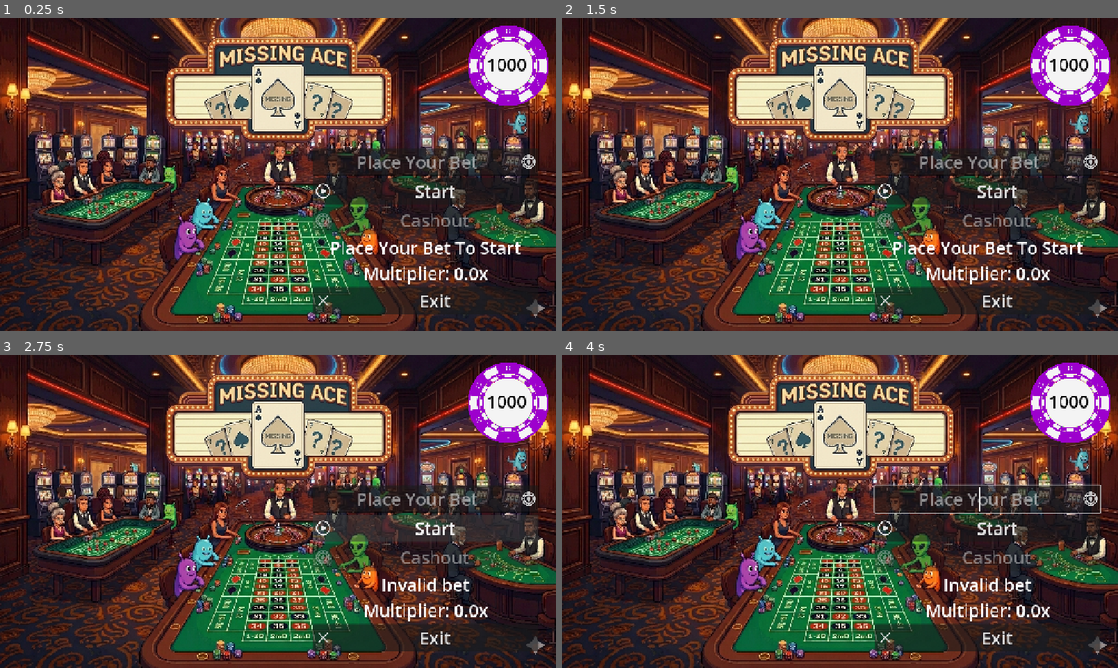
Above: before the commit, frames 1-4 (two rows, left to right).
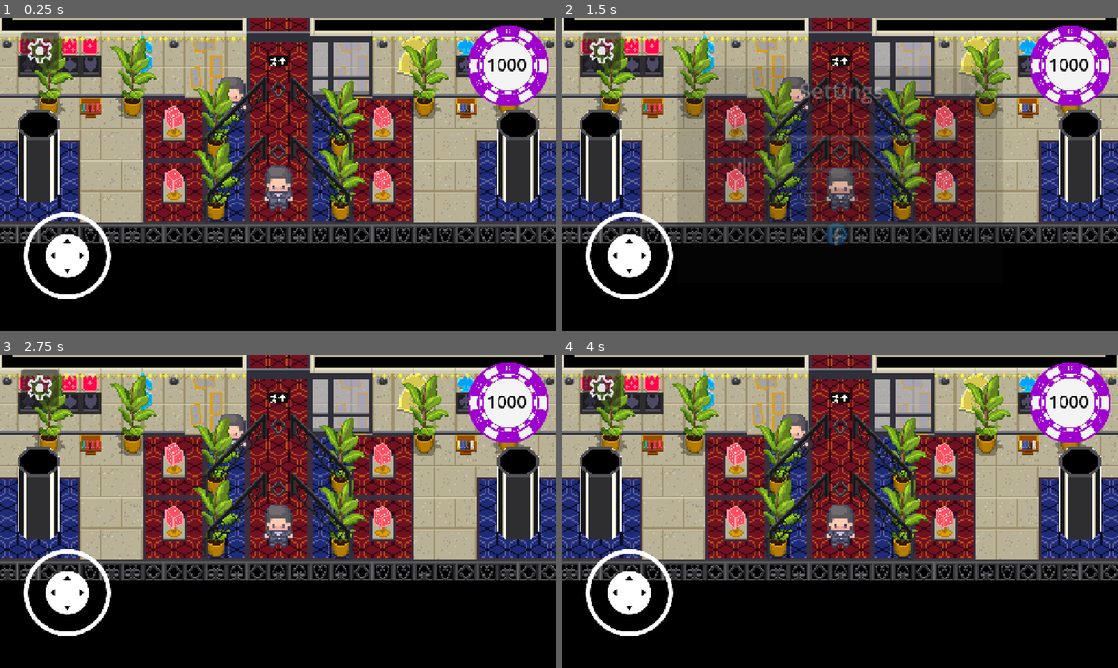
Above: after the commit, the same moments.

Repository: Pat-Neketsu/All-or-Nothing
Game: Godot game, scene res://Scene/casino.tscn
Same seed, same stepped clock (60 frames per second), same inputs: the game is played once before the commit and once after it. Before the commit the project starts from res://Scene/Level/missing_ace.tscn.
Inputs (mouse positions are in pixels of both pictures, inside the frame that each line leads up to):
- Up to frame 1 (0.25 s): no input
- Up to frame 2 (1.5 s): click (600, 52) at 0.52 s; click (979, 89) at 1.27 s
- Up to frame 3 (2.75 s): click (428, 527) at 2 s, where only the run before the commit has a clickable "Start"
- Up to frame 4 (4 s): click (990, 527) at 2.75 s, where only the run before the commit has a clickable "Start"; tap Enter at 3.5 s; move the mouse to (962, 495) at 3.52 s; hold Right (ui_right) from 3.53 s (still down); click (962, 495) at 3.6 s

The runs differ from the first frame. In frame 1, 93% of the frame differs, in the area x 0-100%, y 0-100%; in frame 2, 92%; in frame 3, 92%; in frame 4, 93%.

Commit message:
done settings and games sound and sound effect next

Diff:
--- a/Scene/Level/look_out.gd
+++ b/Scene/Level/look_out.gd
@@ -36,7 +36,7 @@
 var building_cleared = 0
 var current_multiplier = 0.1
 
-const MAX_MULTIPLIER = 30.0
+const MAX_MULTIPLIER = 20.0
 
 func _ready() -> void:
 	original_position = position
@@ -89,7 +89,7 @@
 
 	building_cleared += 1
 
-	current_multiplier = min( 0.1 * (building_cleared + 1), MAX_MULTIPLIER)
+	current_multiplier = min( 0.05 * (building_cleared + 1), MAX_MULTIPLIER)
 
 	update_difficulty()
 	update_ui()
@@ -179,9 +179,9 @@
 		spawn_delay = max(0.9, 1.5 - (t - 10) * 0.05)
 
 	else:
-		gap_size = max(80, 120 - (t - 25) * 2)
-		scroll_speed = min(500, 320 + (t - 25) * 10)
-		spawn_delay = max(0.7, 0.9 - (t - 25) * 0.02)
+		gap_size = max(40, 100 - (t - 25) * 2)
+		scroll_speed = min(700, 320 + (t - 25) * 12)
+		spawn_delay = max(0.2, 0.9 - (t - 25) * 0.02)
 
 func _on_pipe_hit(body):
 	if body.is_in_group("player"):
@@ -189,7 +189,13 @@
 
 func update_ui():
 
-	multiplier_label.text = "Multiplier : " + str(snapped(current_multiplier, 0.01)) + "x"
+	var tween = create_tween()
+	tween.tween_property(
+		multiplier_label,
+		"text",
+		"Multiplier : " + str(snapped(current_multiplier, 0.01)) + "x",
+		0.2
+	)
 
 
 func _on_start_button_pressed() -> void:
--- a/Scene/Level/missing_ace.gd
+++ b/Scene/Level/missing_ace.gd
@@ -290,7 +290,13 @@
 	if current_multiplier <= 1.0:
 		multiplier_label.text = "Multiplier: --"
 	else:
-		multiplier_label.text = "Multiplier: " + str(current_multiplier) + "x"
+		var tween = create_tween()
+		tween.tween_property(
+		multiplier_label,
+		"text",
+		"Multiplier : " + str(snapped(current_multiplier, 0.01)) + "x",
+		0.3
+	)
 
 func assign_cards():
 	var ace_index = randi_range(0, cards.size() - 1)
--- /dev/null
+++ b/Scene/UI/settings.tscn
@@ -0,0 +1,118 @@
+[gd_scene format=3 uid="uid://dbfbrhkl2v06l"]
+
+[ext_resource type="Script" uid="uid://b82fclqwfx3q1" path="res://settings.gd" id="1_oteft"]
+[ext_resource type="Texture2D" uid="uid://qs5s87e0a2c3" path="res://Art/icon/close.png" id="2_fnqqe"]
+[ext_resource type="Texture2D" uid="uid://ck12dao4f850r" path="res://Art/icon/exit.png" id="3_ustal"]
+[ext_resource type="Texture2D" uid="uid://hijnwr82a8sh" path="res://Art/icon/volumeup.png" id="4_vhi5q"]
+[ext_resource type="Texture2D" uid="uid://bhtyq0hcpe3l4" path="res://Art/icon/soundeffect.png" id="5_biydi"]
+[ext_resource type="Texture2D" uid="uid://0n4crqcd46x7" path="res://Art/icon/facebook.webp" id="6_tndth"]
+
+[node name="Settings" type="Control" unique_id=1290992877]
+process_mode = 3
+layout_mode = 3
+anchors_preset = 15
+anchor_right = 1.0
+anchor_bottom = 1.0
+grow_horizontal = 2
+grow_vertical = 2
+script = ExtResource("1_oteft")
+
+[node name="Panel" type="Panel" parent="." unique_id=805399384]
+unique_name_in_owner = true
+layout_mode = 1
+anchors_preset = 8
+anchor_left = 0.5
+anchor_top = 0.5
+anchor_right = 0.5
+anchor_bottom = 0.5
+offset_left = -375.0
+offset_top = -250.0
+offset_right = 375.0
+offset_bottom = 250.0
+grow_horizontal = 2
+grow_vertical = 2
+
+[node name="Title" type="Label" parent="Panel" unique_id=1184743697]
+layout_mode = 0
+offset_left = 281.0
+offset_top = 22.0
+offset_right = 475.0
+offset_bottom = 91.0
+theme_override_font_sizes/font_size = 50
+text = "Settings"
+horizontal_alignment = 1
+
+[node name="MusicSlider" type="HSlider" parent="Panel" unique_id=569427980]
+unique_name_in_owner = true
+layout_mode = 0
+offset_left = 196.0
+offset_top = 151.0
+offset_right = 496.0
+offset_bottom = 171.0
+scale = Vector2(1.5, 1.5)
+max_value = 1.0
+step = 0.01
+
+[node name="SFXSlider" type="HSlider" parent="Panel" unique_id=2028374214]
+unique_name_in_owner = true
+layout_mode = 0
+offset_left = 198.0
+offset_top = 226.0
+offset_right = 498.0
+offset_bottom = 246.0
+scale = Vector2(1.5, 1.5)
+max_value = 1.0
+step = 0.01
+
+[node name="BackButton" type="Button" parent="Panel" unique_id=1114491514]
+unique_name_in_owner = true
+layout_mode = 0
+offset_left = 654.0
+offset_top = 17.0
+offset_right = 702.0
+offset_bottom = 65.0
+scale = Vector2(1.5, 1.5)
+icon = ExtResource("2_fnqqe")
+
+[node name="ExitButton" type="Button" parent="Panel" unique_id=1653907639]
+layout_mode = 0
+offset_left = 283.0
+offset_top = 281.0
+offset_right = 483.0
+offset_bottom = 331.0
+text = "Exit"
+icon = ExtResource("3_ustal")
+
+[node name="Mute" type="Button" parent="Panel" unique_id=119990344]
+unique_name_in_owner = true
+layout_mode = 0
+offset_left = 124.0
+offset_top = 135.0
+offset_right = 164.0
+offset_bottom = 175.0
+scale = Vector2(1.5, 1.5)
+icon = ExtResource("4_vhi5q")
+
+[node name="SoundEffect" type="TextureRect" parent="Panel" unique_id=253642132]
+layout_mode = 0
+offset_left = 125.0
+offset_top = 206.0
+offset_right = 165.0
+offset_bottom = 246.0
+scale = Vector2(1.5, 1.5)
+texture = ExtResource("5_biydi")
+
+[node name="Facebook" type="Button" parent="Panel" unique_id=671742017]
+layout_mode = 0
+offset_left = 341.0
+offset_top = 362.0
+offset_right = 1629.0
+offset_bottom = 1650.0
+scale = Vector2(0.04, 0.04)
+icon = ExtResource("6_tndth")
+
+[connection signal="value_changed" from="Panel/MusicSlider" to="." method="_on_music_slider_value_changed"]
+[connection signal="value_changed" from="Panel/SFXSlider" to="." method="_on_sfx_slider_value_changed"]
+[connection signal="pressed" from="Panel/BackButton" to="." method="_on_back_button_pressed"]
+[connection signal="pressed" from="Panel/Mute" to="." method="_on_mute_pressed"]
+[connection signal="pressed" from="Panel/Facebook" to="." method="_on_facebook_pressed"]
--- /dev/null
+++ b/Scene/casino.gd
@@ -0,0 +1,12 @@
+extends Node2D
+
+@onready var settings_scene = preload("res://Scene/UI/settings.tscn")
+var settings_instance
+
+func _ready():
+	settings_instance = settings_scene.instantiate()
+	%UI.add_child(settings_instance)
+	settings_instance.visible = false
+
+func _on_settings_pressed() -> void:
+	settings_instance.open()
--- a/Scene/casino.tscn
+++ b/Scene/casino.tscn
@@ -1,5 +1,6 @@
 [gd_scene format=4 uid="uid://di1yec14pbl4b"]
 
+[ext_resource type="Script" uid="uid://t5v1gac78358" path="res://Scene/casino.gd" id="1_eympr"]
 [ext_resource type="PackedScene" uid="uid://coa133888fv5q" path="res://Scene/Character/bob.tscn" id="1_i6xay"]
 [ext_resource type="Texture2D" uid="uid://c6emx7vnpgmgh" path="res://Art/Charater/Characters_MV.png" id="2_sjufo"]
 [ext_resource type="Script" uid="uid://sqquusgueiwp" path="res://Scene/dice_game_machine.gd" id="3_56o7o"]
@@ -15,9 +16,17 @@
 [ext_resource type="Script" uid="uid://ce8knxbp1p408" path="res://Scene/roc_machine.gd" id="9_3vhtb"]
 [ext_resource type="Texture2D" uid="uid://dusjf6gbrmbbu" path="res://Art/icon/joystick.png" id="9_hwnxv"]
 [ext_resource type="Script" uid="uid://bxas6wocm2ujm" path="res://Scene/look_out_machine.gd" id="10_hrc1s"]
+[ext_resource type="Script" uid="uid://c4g78dkd763lb" path="res://Scene/missing_ace_machine.gd" id="11_12ck1"]
 [ext_resource type="Texture2D" uid="uid://cbjwoujeki2d4" path="res://Art/icon/card.png" id="12_oh33i"]
+[ext_resource type="Script" uid="uid://wbkux0twr6d7" path="res://Scene/slot_machine_2.gd" id="12_ytce3"]
+[ext_resource type="Script" uid="uid://c6tcx8eivghxh" path="res://Scene/roc_machine_2.gd" id="13_xqbi0"]
+[ext_resource type="Script" uid="uid://dth74ojkn78jr" path="res://Scene/missing_ace_machine_2.gd" id="14_h04u3"]
 [ext_resource type="Texture2D" uid="uid://y6cw1q7y3n11" path="res://Art/icon/chip.png" id="15_3vhtb"]
+[ext_resource type="Script" uid="uid://bun5sbwp6buq2" path="res://Scene/quick_gamble.gd" id="15_h04u3"]
 [ext_resource type="Texture2D" uid="uid://cvpl6hgh1rwh0" path="res://Art/icon/plane.png" id="18_12ck1"]
+[ext_resource type="Texture2D" uid="uid://detfiibt0uvrt" path="res://Art/icon/settings.png" id="20_dvj8x"]
+[ext_resource type="Texture2D" uid="uid://7r6bcfmndi1l" path="res://Art/Chips/head.png" id="24_o3cxc"]
+[ext_resource type="AudioStream" uid="uid://hg61s2frx0i8" path="res://Audio/Adoビバリウム.mp3" id="27_dvj8x"]
 
 [sub_resource type="TileMapPattern" id="TileMapPattern_j8nsd"]
 tile_data = PackedInt32Array(0, 131072, 1, 65536, 131072, 5, 1, 196608, 1, 65537, 196608, 5, 2, 262144, 1, 65538, 262144, 5)
@@ -2646,7 +2655,7 @@
 height = 358.39984
 
 [sub_resource type="CapsuleShape2D" id="CapsuleShape2D_k3yqh"]
-radius = 89.600006
+radius = 77.61014
 height = 309.615
 
 [sub_resource type="CapsuleShape2D" id="CapsuleShape2D_r0k76"]
@@ -2657,8 +2666,29 @@
 radius = 110.0
 height = 610.0
 
+[sub_resource type="CapsuleShape2D" id="CapsuleShape2D_4ravt"]
+radius = 121.99927
+height = 843.99097
+
+[sub_resource type="CapsuleShape2D" id="CapsuleShape2D_xqbi0"]
+radius = 50.411926
+height = 184.84827
+
+[sub_resource type="CapsuleShape2D" id="CapsuleShape2D_h04u3"]
+radius = 122.0
+height = 495.81128
+
+[sub_resource type="CapsuleShape2D" id="CapsuleShape2D_o3cxc"]
+radius = 119.0
+height = 422.0
+
+[sub_resource type="CapsuleShape2D" id="CapsuleShape2D_nshwn"]
+radius = 204.0
+height = 658.0
+
 [node name="Casino" type="Node2D" unique_id=684717466]
 y_sort_enabled = true
+script = ExtResource("1_eympr")
 
 [node name="World" type="Node2D" parent="." unique_id=329797428]
 
@@ -2778,6 +2808,49 @@
 
 [node name="CollisionShape2D" type="CollisionShape2D" parent="World/TriggerAreas/LookOutMachine" unique_id=1756841152]
 shape = SubResource("CapsuleShape2D_ytce3")
+
+[node name="MissingAceMachine" type="Area2D" parent="World/TriggerAreas" unique_id=172170180]
+position = Vector2(486, -1887)
+script = ExtResource("11_12ck1")
+
+[node name="CollisionShape2D" type="CollisionShape2D" parent="World/TriggerAreas/MissingAceMachine" unique_id=1944851021]
+rotation = 1.571171
+shape = SubResource("CapsuleShape2D_4ravt")
+
+[node name="SlotMachine2" type="Area2D" parent="World/TriggerAreas" unique_id=643538721]
+position = Vector2(1894.0001, -1894.9999)
+scale = Vector2(2.5, 2.5)
+script = ExtResource("12_ytce3")
+
+[node name="CollisionShape2D" type="CollisionShape2D" parent="World/TriggerAreas/SlotMachine2" unique_id=1385205420]
+rotation = 1.5621957
+shape = SubResource("CapsuleShape2D_xqbi0")
+
+[node name="ROCMachine2" type="Area2D" parent="World/TriggerAreas" unique_id=447276831]
+position = Vector2(1464, -1101)
+rotation = -0.016474772
+script = ExtResource("13_xqbi0")
+
+[node name="CollisionShape2D" type="CollisionShape2D" parent="World/TriggerAreas/ROCMachine2" unique_id=1829449381]
+rotation = 1.5787239
+shape = SubResource("CapsuleShape2D_h04u3")
+
+[node name="MissingAceMachine2" type="Area2D" parent="World/TriggerAreas" unique_id=277649134]
+position = Vector2(1960, -1110)
+script = ExtResource("14_h04u3")
+
+[node name="CollisionShape2D" type="CollisionShape2D" parent="World/TriggerAreas/MissingAceMachine2" unique_id=686373976]
+position = Vector2(-32, 5)
+rotation = 1.576144
+shape = SubResource("CapsuleShape2D_o3cxc")
+
+[node name="QuickGamble" type="Area2D" parent="World/TriggerAreas" unique_id=1667997730]
+position = Vector2(418, -499)
+script = ExtResource("15_h04u3")
+
+[node name="CollisionShape2D" type="CollisionShape2D" parent="World/TriggerAreas/QuickGamble" unique_id=282278323]
+position = Vector2(11, -10)
+shape = SubResource("CapsuleShape2D_nshwn")
 
 [node name="Control" type="Control" parent="." unique_id=601061231]
 layout_mode = 3
@@ -2788,6 +2861,7 @@
 grow_vertical = 2
 
 [node name="UI" type="CanvasLayer" parent="Control" unique_id=1070601963]
+unique_name_in_owner = true
 
 [node name="PointsBackground" type="TextureRect" parent="Control/UI" unique_id=1341328238]
 anchors_preset = 1
@@ -2831,6 +2905,14 @@
 action_up = "move_up"
 action_down = "move_down"
 
+[node name="Settings" type="Button" parent="Control/UI" unique_id=1961504162]
+offset_left = 49.0
+offset_top = 33.0
+offset_right = 92.0
+offset_bottom = 76.0
+scale = Vector2(2, 2)
+icon = ExtResource("20_dvj8x")
+
 [node name="DiceGameButton" type="Button" parent="Control" unique_id=2069024411]
 unique_name_in_owner = true
 z_index = 15
@@ -2914,13 +2996,100 @@
 z_index = 15
 layout_mode = 0
 offset_left = 600.0
-offset_top = -575.0
+offset_top = -619.0
 offset_right = 930.0
-offset_bottom = -475.0
+offset_bottom = -519.0
 theme_override_font_sizes/font_size = 35
 theme_override_icons/icon = ExtResource("7_hwnxv")
 text = "Play Look Out"
 icon = ExtResource("18_12ck1")
+
+[node name="MissingAceButton" type="Button" parent="Control" unique_id=1310799015]
+unique_name_in_owner = true
+z_index = 15
+layout_mode = 0
+offset_left = 334.0
+offset_top = -1851.0
+offset_right = 626.0
+offset_bottom = -1766.0
+theme_override_font_sizes/font_size = 27
+theme_override_icons/icon = ExtResource("7_hwnxv")
+text = "Play Missing Ace"
+icon = ExtResource("12_oh33i")
+
+[node name="SlotMachineButton2" type="Button" parent="Control" unique_id=596632109]
+unique_name_in_owner = true
+z_index = 15
+layout_mode = 0
+offset_left = 1770.0
+offset_top = -1823.0
+offset_right = 2030.0
+offset_bottom = -1755.0
+theme_override_font_sizes/font_size = 27
+theme_override_icons/icon = ExtResource("7_hwnxv")
+text = "Play Slots"
+icon = ExtResource("9_hwnxv")
+
+[node name="ROCButton2" type="Button" parent="Control" unique_id=1581379371]
+unique_name_in_owner = true
+z_index = 15
+layout_mode = 0
+offset_left = 1304.0
+offset_top = -1181.0
+offset_right = 1637.0
+offset_bottom = -1076.0
+theme_override_font_sizes/font_size = 27
+theme_override_icons/icon = ExtResource("7_hwnxv")
+text = "Play Rise or Crash"
+icon = ExtResource("9_hwnxv")
+
+[node name="MissingAceButton2" type="Button" parent="Control" unique_id=320520190]
+unique_name_in_owner = true
+z_index = 15
+layout_mode = 0
+offset_left = 1779.0
+offset_top = -1166.0
+offset_right = 2071.0
+offset_bottom = -1081.0
+theme_override_font_sizes/font_size = 27
+theme_override_icons/icon = ExtResource("7_hwnxv")
+text = "Play Missing Ace"
+icon = ExtResource("12_oh33i")
+
+[node name="QuickGambleButton" type="Button" parent="Control" unique_id=712524207]
+unique_name_in_owner = true
+z_index = 15
+layout_mode = 0
+offset_left = 271.0
+offset_top = -445.0
+offset_right = 585.0
+offset_bottom = -362.0
+theme_override_font_sizes/font_size = 35
+theme_override_icons/icon = ExtResource("7_hwnxv")
+text = "Quick Gamble"
+icon = ExtResource("15_3vhtb")
+
+[node name="QuickGambleLabel" type="Label" parent="Control" unique_id=1895840988]
+unique_name_in_owner = true
+layout_mode = 0
+offset_left = 202.0
+offset_top = -501.0
+offset_right = 661.0
+offset_bottom = -432.0
+theme_override_font_sizes/font_size = 40
+text = "20 Chips For Heads"
+horizontal_alignment = 1
+
+[node name="Coin" type="Sprite2D" parent="Control" unique_id=818387701]
+unique_name_in_owner = true
+position = Vector2(432, -591)
+scale = Vector2(0.5, 0.5)
+texture = ExtResource("24_o3cxc")
+
+[node name="MusicPlayer" type="AudioStreamPlayer2D" parent="." unique_id=1572115470]
+stream = ExtResource("27_dvj8x")
+autoplay = true
+bus = &"SFX"
 
 [connection signal="body_entered" from="World/TriggerAreas/BlackJackTable" to="World/TriggerAreas/BlackJackTable" method="_on_body_entered"]
 [connection signal="body_exited" from="World/TriggerAreas/BlackJackTable" to="World/TriggerAreas/BlackJackTable" method="_on_body_exited"]
@@ -2936,3 +3105,14 @@
 [connection signal="body_exited" from="World/TriggerAreas/ROCMachine" to="World/TriggerAreas/ROCMachine" method="_on_body_exited"]
 [connection signal="body_entered" from="World/TriggerAreas/LookOutMachine" to="World/TriggerAreas/LookOutMachine" method="_on_body_entered"]
 [connection signal="body_exited" from="World/TriggerAreas/LookOutMachine" to="World/TriggerAreas/LookOutMachine" method="_on_body_exited"]
+[connection signal="body_entered" from="World/TriggerAreas/MissingAceMachine" to="World/TriggerAreas/MissingAceMachine" method="_on_body_entered"]
+[connection signal="body_exited" from="World/TriggerAreas/MissingAceMachine" to="World/TriggerAreas/MissingAceMachine" method="_on_body_exited"]
+[connection signal="body_entered" from="World/TriggerAreas/SlotMachine2" to="World/TriggerAreas/SlotMachine2" method="_on_body_entered"]
+[connection signal="body_exited" from="World/TriggerAreas/SlotMachine2" to="World/TriggerAreas/SlotMachine2" method="_on_body_exited"]
+[connection signal="body_entered" from="World/TriggerAreas/ROCMachine2" to="World/TriggerAreas/ROCMachine2" method="_on_body_entered"]
+[connection signal="body_exited" from="World/TriggerAreas/ROCMachine2" to="World/TriggerAreas/ROCMachine2" method="_on_body_exited"]
+[connection signal="body_entered" from="World/TriggerAreas/MissingAceMachine2" to="World/TriggerAreas/MissingAceMachine2" method="_on_body_entered"]
+[connection signal="body_exited" from="World/TriggerAreas/MissingAceMachine2" to="World/TriggerAreas/MissingAceMachine2" method="_on_body_exited"]
+[connection signal="body_entered" from="World/TriggerAreas/QuickGamble" to="World/TriggerAreas/QuickGamble" method="_on_body_entered"]
+[connection signal="body_exited" from="World/TriggerAreas/QuickGamble" to="World/TriggerAreas/QuickGamble" method="_on_body_exited"]
+[connection signal="pressed" from="Control/UI/Settings" to="." method="_on_settings_pressed"]
--- /dev/null
+++ b/Scene/missing_ace_machine.gd
@@ -0,0 +1,19 @@
+extends Area2D
+
+@onready var play_button = %MissingAceButton
+
+func _ready():
+	play_button.visible = false
+	play_button.pressed.connect(_on_button_pressed)
+
+func _on_body_entered(body):
+	if body.name == "Player":
+		play_button.visible = true
+
+func _on_body_exited(body):
+	if body.name == "Player":
+		play_button.visible = false
+
+func _on_button_pressed():
+	GameManager.last_player_position = get_parent().get_node("../Player").position
+	get_tree().change_scene_to_file("res://Scene/Level/missing_ace.tscn")
--- /dev/null
+++ b/Scene/missing_ace_machine_2.gd
@@ -0,0 +1,19 @@
+extends Area2D
+
+@onready var play_button = %MissingAceButton2
+
+func _ready():
+	play_button.visible = false
+	play_button.pressed.connect(_on_button_pressed)
+
+func _on_body_entered(body):
+	if body.name == "Player":
+		play_button.visible = true
+
+func _on_body_exited(body):
+	if body.name == "Player":
+		play_button.visible = false
+
+func _on_button_pressed():
+	GameManager.last_player_position = get_parent().get_node("../Player").position
+	get_tree().change_scene_to_file("res://Scene/Level/missing_ace.tscn")
--- /dev/null
+++ b/Scene/quick_gamble.gd
@@ -0,0 +1,107 @@
+extends Area2D
+
+@onready var play_button = %QuickGambleButton
+@onready var label = %QuickGambleLabel
+@onready var coin = %Coin
+
+var original_coin_position = Vector2.ZERO
+
+var head_texture = preload("res://Art/Chips/head.png")
+var tail_texture = preload("res://Art/Chips/tail.png")
+
+var flipping = false
+
+func _ready():
+	play_button.visible = false
+	label.visible = false
+	coin.visible = false
+	original_coin_position = coin.position
+	play_button.pressed.connect(_on_button_pressed)
+
+func _on_body_entered(body):
+	if body.name == "Player":
+		play_button.visible = true
+		label.visible = true
+
+func _on_body_exited(body):
+	if body.name == "Player":
+		play_button.visible = false
+		label.visible = false
+
+func _on_button_pressed():
+	if flipping:
+		return
+
+	if GameManager.point < 20:
+		label.text = "Not Enough Chips!"
+		return
+
+	GameManager.remove_points(20)
+
+	flipping = true;
+
+	coin.visible = true
+
+	label.text = "Flipping..."
+
+	await flip_animation()
+
+	var is_heads = randf() < 0.5
+
+	if is_heads:
+		coin.texture = head_texture
+		GameManager.add_points(40)
+		label.text = "Heads! +40"
+
+	else:
+		coin.texture = tail_texture
+		label.text = "TAILS! Lost!"
+
+	await get_tree().create_timer(1.6).timeout
+
+	coin.visible = false
+
+	flipping = false
+
+func flip_animation():
+
+	var jump_height = 120
+
+	var jump_tween = create_tween()
+
+	jump_tween.tween_property(
+		coin,
+		"position:y",
+		original_coin_position.y - jump_height,
+		0.35
+	).set_trans(Tween.TRANS_SINE).set_ease(Tween.EASE_OUT)
+
+	for i in range(10):
+
+		var tween = create_tween()
+
+		tween.tween_property(coin, "scale:x", 0.05, 0.04)
+
+		await tween.finished
+
+		if coin.texture == head_texture:
+			coin.texture = tail_texture
+		else:
+			coin.texture = head_texture
+
+		var tween2 = create_tween()
+
+		tween2.tween_property(coin, "scale:x", 0.5, 0.04)
+
+		await tween2.finished
+
+	var fall_tween = create_tween()
+
+	fall_tween.tween_property(
+		coin,
+		"position:y",
+		original_coin_position.y,
+		0.25
+	).set_trans(Tween.TRANS_BOUNCE).set_ease(Tween.EASE_OUT)
+
+	await fall_tween.finished
--- /dev/null
+++ b/Scene/roc_machine_2.gd
@@ -0,0 +1,19 @@
+extends Area2D
+
+@onready var play_button = %ROCButton2
+
+func _ready():
+	play_button.visible = false
+	play_button.pressed.connect(_on_button_pressed)
+
+func _on_body_entered(body):
+	if body.name == "Player":
+		play_button.visible = true
+
+func _on_body_exited(body):
+	if body.name == "Player":
+		play_button.visible = false
+
+func _on_button_pressed():
+	GameManager.last_player_position = get_parent().get_node("../Player").position
+	get_tree().change_scene_to_file("res://Scene/Level/roc.tscn")
--- /dev/null
+++ b/Scene/slot_machine_2.gd
@@ -0,0 +1,19 @@
+extends Area2D
+
+@onready var play_button = %SlotMachineButton2
+
+func _ready():
+	play_button.visible = false
+	play_button.pressed.connect(_on_button_pressed)
+
+func _on_body_entered(body):
+	if body.name == "Player":
+		play_button.visible = true
+
+func _on_body_exited(body):
+	if body.name == "Player":
+		play_button.visible = false
+
+func _on_button_pressed():
+	GameManager.last_player_position = get_parent().get_node("../Player").position
+	get_tree().change_scene_to_file("res://Scene/Level/slot_machine.tscn")
--- /dev/null
+++ b/default_bus_layout.tres
@@ -0,0 +1,15 @@
+[gd_resource type="AudioBusLayout" format=3 uid="uid://byote0hsvmfhl"]
+
+[resource]
+bus/1/name = &"Music"
+bus/1/solo = false
+bus/1/mute = false
+bus/1/bypass_fx = false
+bus/1/volume_db = 0.0
+bus/1/send = &"Master"
+bus/2/name = &"SFX"
+bus/2/solo = false
+bus/2/mute = false
+bus/2/bypass_fx = false
+bus/2/volume_db = 0.0
+bus/2/send = &"Master"
--- a/project.godot
+++ b/project.godot
@@ -11,9 +11,13 @@
 [application]
 
 config/name="All or Nothing"
-run/main_scene="uid://cdrmbeseagtc6"
+run/main_scene="uid://di1yec14pbl4b"
 config/features=PackedStringArray("4.6", "Mobile")
 config/icon="res://icon.svg"
+
+[audio]
+
+buses/default_bus_layout="uid://byote0hsvmfhl"
 
 [autoload]
 
--- a/roc.gd
+++ b/roc.gd
@@ -193,7 +193,7 @@
 		multiplier_label,
 		"text",
 		"Multiplier : " + str(snapped(current_multiplier, 0.01)) + "x",
-		0.1
+		0.2
 	)
 
 	start_button.disabled = playing
--- a/scripts/GameManager.gd
+++ b/scripts/GameManager.gd
@@ -2,6 +2,15 @@
 
 var point: int = 1000 #starting points
 var last_player_position: Vector2 = Vector2.ZERO
+
+var last_music_volume := 1.0
+var last_sfx_volume := 1.0
+
+var music_volume := 0.8
+var sfx_volume := 0.8
+
+func _ready():
+	apply_audio_settings()
 
 func add_points(amount: int):
 	point += amount
@@ -10,3 +19,12 @@
 	point -= amount
 	if point < 0:
 		point = 0
+
+func apply_audio_settings():
+	print("Music:", GameManager.music_volume)
+	print("SFX:", GameManager.sfx_volume)
+	var music_bus = AudioServer.get_bus_index("Music")
+	var sfx_bus = AudioServer.get_bus_index("SFX")
+
+	AudioServer.set_bus_volume_db(music_bus, linear_to_db(music_volume))
+	AudioServer.set_bus_volume_db(sfx_bus, linear_to_db(sfx_volume))
--- /dev/null
+++ b/settings.gd
@@ -0,0 +1,78 @@
+extends Control
+
+@onready var panel = %Panel
+@onready var music_slider = %MusicSlider
+@onready var sfx_slider = %SFXSlider
+@onready var mute = %Mute
+
+var muted = false;
+
+var volume_down = preload("res://Art/icon/volumedown.png")
+var volume_up = preload("res://Art/icon/volumeup.png")
+
+func _ready():
+	modulate.a = 0
+	visible = false
+	music_slider.value = GameManager.music_volume
+	sfx_slider.value = GameManager.sfx_volume
+
+func open():
+	visible = true
+	get_tree().paused = true
+
+	scale = Vector2(0.9, 0.9)
+
+	var tween = create_tween()
+	tween.parallel().tween_property(self, "modulate:a", 1.0, 0.25)
+	tween.parallel().tween_property(self, "scale", Vector2(1.0, 1.0), 0.25)
+
+	modulate.a = 0
+
+	var tween2 = create_tween()
+	tween2.tween_property(self, "modulate:a", 1.0, 0.25)
+
+func close():
+	var tween = create_tween()
+	tween.tween_property(self, "modulate:a", 0.0, 0.2)
+
+	await tween.finished
+
+	get_tree().paused = false
+	visible = false
+
+func _on_back_button_pressed():
+	close()
+
+
+func _on_facebook_pressed() -> void:
+	OS.shell_open("https://web.facebook.com/jhaymark.onia.1")
+
+func _on_music_slider_value_changed(value):
+	GameManager.music_volume = value
+	GameManager.apply_audio_settings()
+
+func _on_sfx_slider_value_changed(value):
+	GameManager.sfx_volume = value
+	GameManager.apply_audio_settings()
+
+func _on_mute_pressed() -> void:
+	muted = !muted
+
+	music_slider.editable = !muted
+	sfx_slider.editable = !muted
+
+	if muted:
+		mute.icon = volume_down
+
+		GameManager.last_music_volume = GameManager.music_volume
+		GameManager.last_sfx_volume = GameManager.sfx_volume
+
+		GameManager.music_volume = 0
+		GameManager.sfx_volume = 0
+	else:
+		mute.icon = volume_up
+
+		GameManager.music_volume = GameManager.last_music_volume
+		GameManager.sfx_volume = GameManager.last_sfx_volume
+
+	GameManager.apply_audio_settings()
Binary file added: Art/Chips/head.png
Not shown, added: Art/Chips/head.png.import
Binary file added: Art/Chips/tail.png
Not shown, added: Art/Chips/tail.png.import
Binary file added: Art/icon/exit.png
Not shown, added: Art/icon/exit.png.import
Binary file added: Art/icon/facebook.webp
Not shown, added: Art/icon/facebook.webp.import
Binary file added: Art/icon/github.png
Not shown, added: Art/icon/github.png.import
Binary file added: Art/icon/settings.png
Not shown, added: Art/icon/settings.png.import
(and 15 more such lines)
